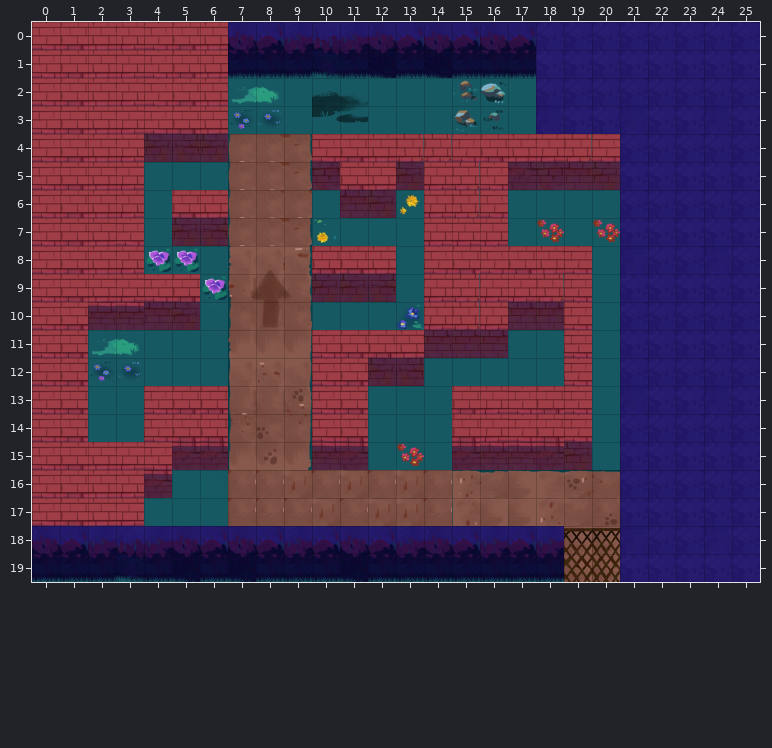
Tiled map: assets/maps/tutorial/SwappingIntro.tmx. The picture above was drawn from the file before the commit.
Cells are 128x128 px. Shown: x 0..25, y 0..19.
The result:
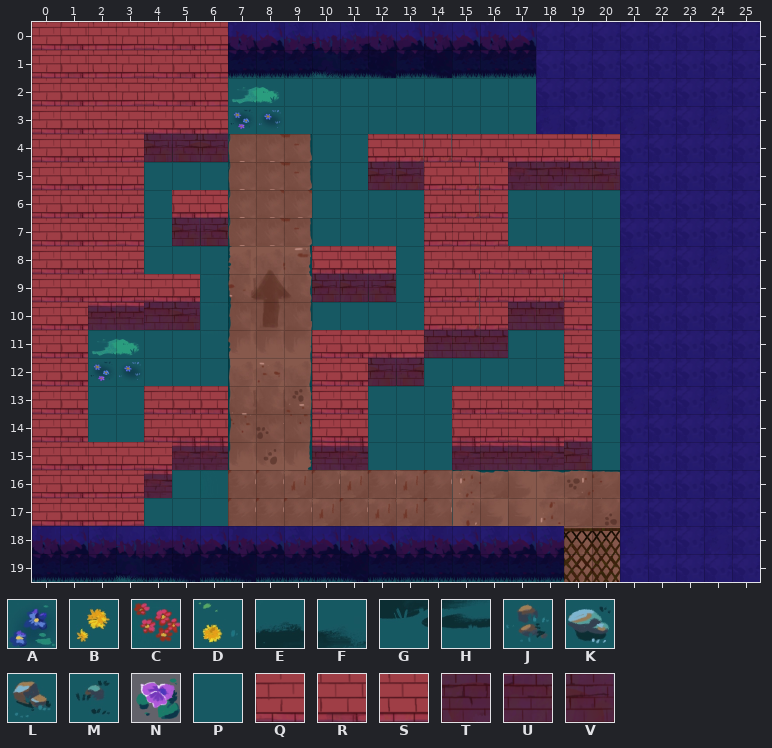
Key: from "decorations": A 28, B 44, C 53, D 55, E 77, F 78, G 89, H 90, J 104, K 105, L 116, M 117; from "decorations-2": N 58; from "path-2": P 200; from "walls-1": Q 8, R 9, S 10, T 25, U 26, V 27.
_ is an empty cell, . an unchanged one.
The exact change:
--- layer "ground"
@@ x 10..12 @@
- 4 QR.
- 5 TRS
- 6 .UV
+ 4 PP.
+ 5 PPV
+ 6 .PP
--- layer "decorations"
@@ x 10..16 @@
- 2 EF...JK
- 3 GH...LM
+ 2 __...__
+ 3 __...__
@@ x 4..20 @@
- 6 .........B.......
- 7 ......D.......C.C
- 8 NN...............
- 9 ..N..............
-10 .........A.......
+ 6 ........._.......
+ 7 ......_......._._
+ 8 __...............
+ 9 .._..............
+10 ........._.......
@@ x 13..13 @@
-15 C
+15 _
Where, in picture pixels (left, top, right, bottom), the same in both pictures:
changed: (312, 91, 420, 243)
removed: (453, 80, 506, 132)
removed: (537, 219, 564, 243)
removed: (593, 219, 620, 243)
removed: (146, 248, 228, 300)
removed: (397, 305, 424, 330)
removed: (397, 443, 424, 467)
